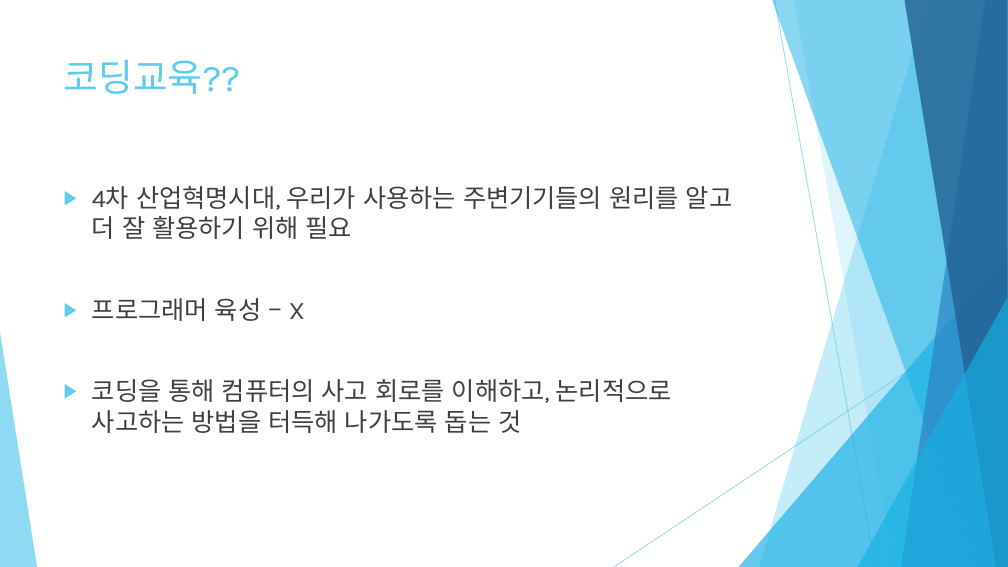
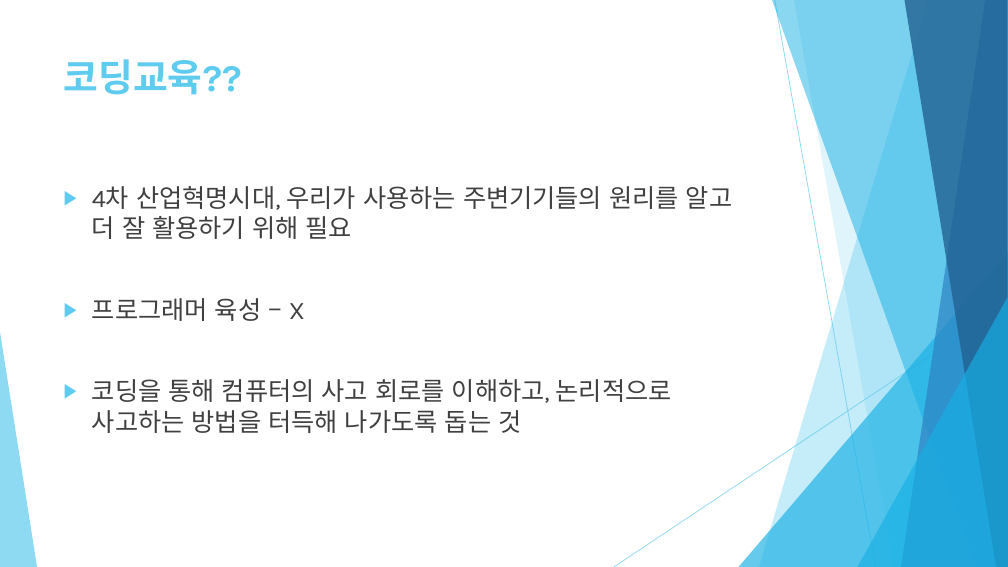
Before and after one commit to healjoo/smallprecious, a slide deck: slide 3 of 코딩교육용 퍼즐게임 제안서.pptx. Drawn at 1008x567 pixels with LibreOffice and Linux fonts; fonts in the diff are those of the drawing. Boxes give left, top, right and bottom in pixels: in the first picture for what was removed or moved away, otherwise in the second. Text is boxed around its words. In the diff, an @@ line names an element or a change of style, - is before the commit and + after.

```diff
--- a/코딩교육용 퍼즐게임 제안서.pptx
+++ b/코딩교육용 퍼즐게임 제안서.pptx
@@ title "코딩교육??" at [64,59,242,95]: bold on @@
```
Also in this commit, not shown: 7 other slides changed, 2 slides added, 1 other file.
